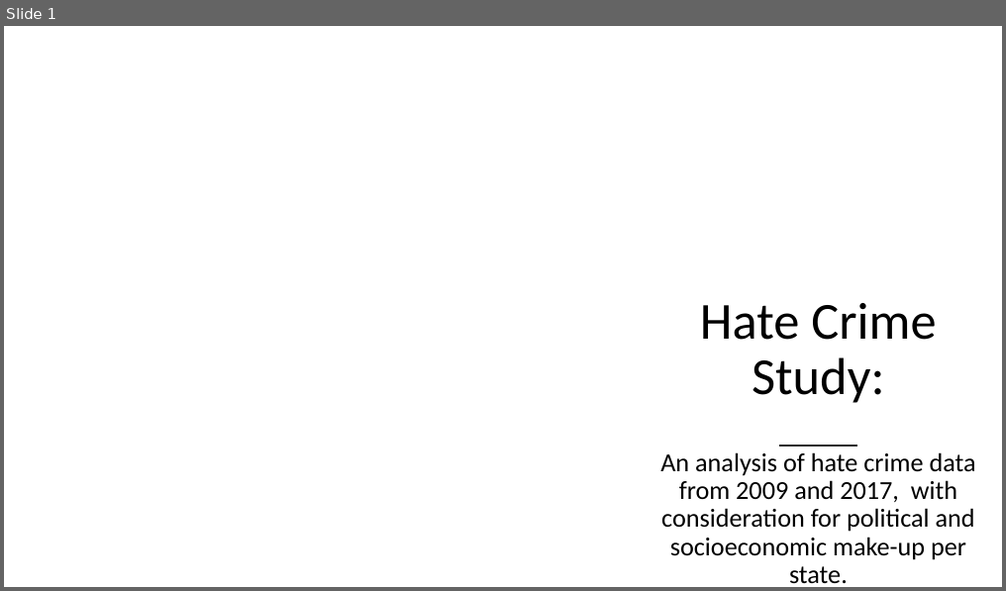
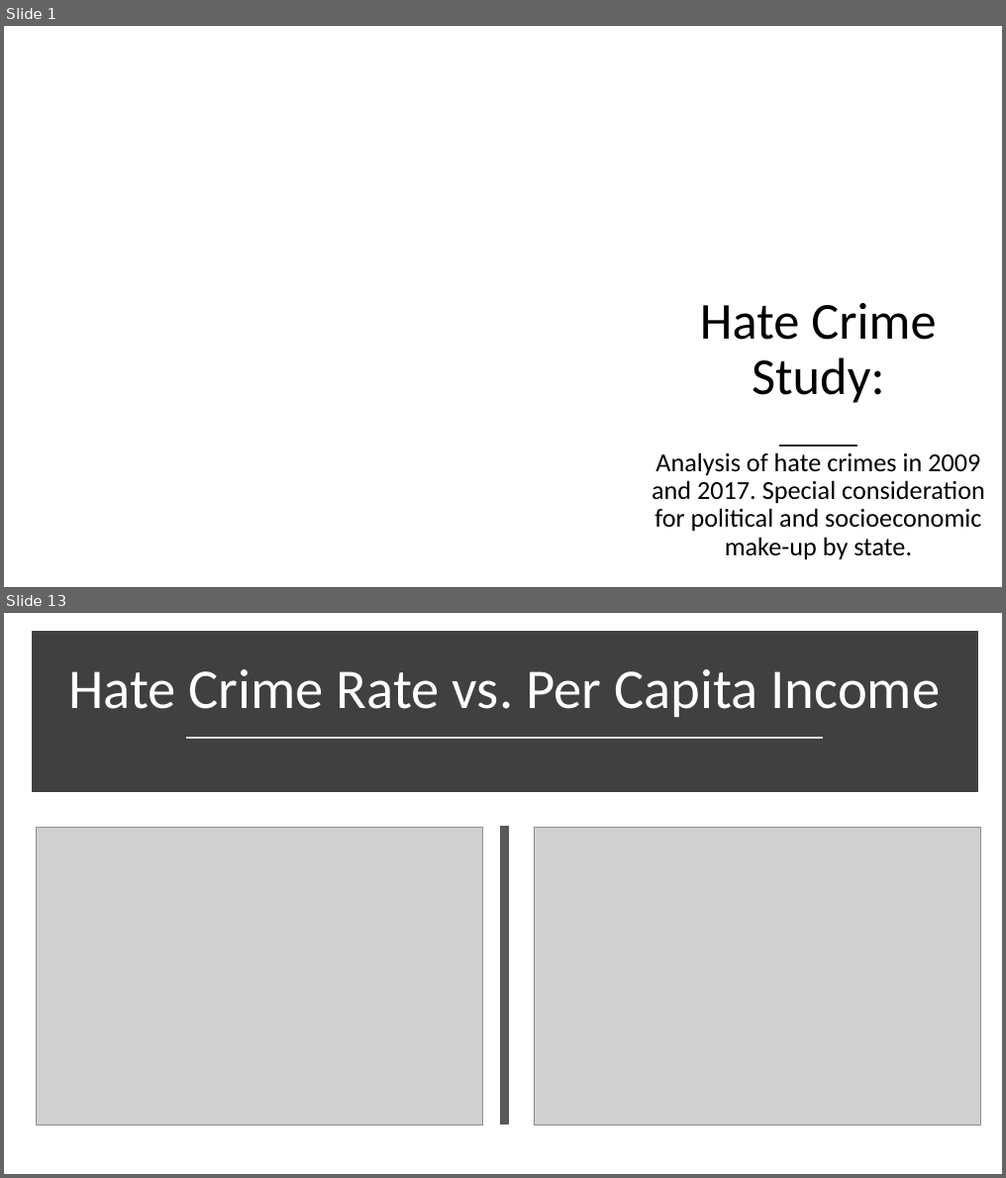
Before and after one commit to ZGrinacoff/Eight-Years-Later, a slide deck: Hate_Crime_Study.pptx. Shown one above the other, each under a label of ours: slide 1 before the commit, slides 1 and 13 after it; the slides between them are not shown. The pictures are 1006x591 and 1006x1178 pixels, drawn with LibreOffice and Linux fonts; fonts in the diff are those of the drawing; grey boxes stand for pictures; background and template pictures are left out. Boxes give left, top, right and bottom in pixels: in the first picture for what was removed or moved away, otherwise in the second. Text is boxed around its words. In the diff, an @@ line names an element or a change of style, - is before the commit and + after.

```diff
--- a/Hate_Crime_Study.pptx
+++ b/Hate_Crime_Study.pptx
@@ slide 13 added at [4,613,1002,1174], background #FFFFFF @@
@@ rectangle added at [37,636,973,787], fill #404040, outline #404040 10 pt @@
@@ title added at [68,669,941,717], 54 pt, text #FFFFFF @@
+Hate Crime Rate vs. Per Capita Income
@@ line added from (187, 738) to (823, 738), #D9D9D9 1.75 pt @@
@@ picture added at [37,827,483,1125] @@
@@ line added from (505, 826) to (505, 1125), #595959 8 pt @@
@@ picture added at [535,827,982,1125] @@
@@ slide 1 changed as well @@
@@ subtitle at [651,453,985,561]: text changed @@
-An analysis of hate crime data from 2009 and 2017, with consideration for political and socioeconomic make-up per state.
+Analysis of hate crimes in 2009 and 2017. Special consideration for political and socioeconomic make-up by state.
```
Also in this commit, not shown: 3 other slides changed, 23 other slides added, 1 slide removed.
